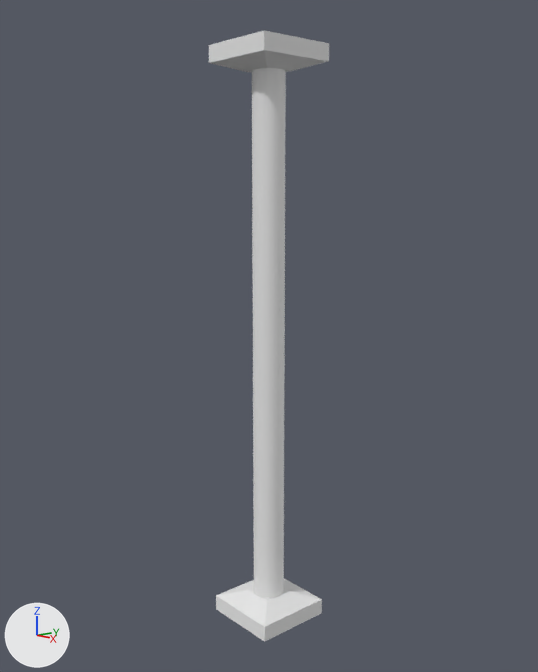
A saved change to the Blender file mesh/poly/final/pillar_1.blend.
One viewpoint serves both versions: a 50 mm lens placed at (6.94, -6.03, 5.35), pointed at (-0.01, 0.02, 3.73). Every picture has the same lights, and +X, +Y and +Z are marked at lower left.
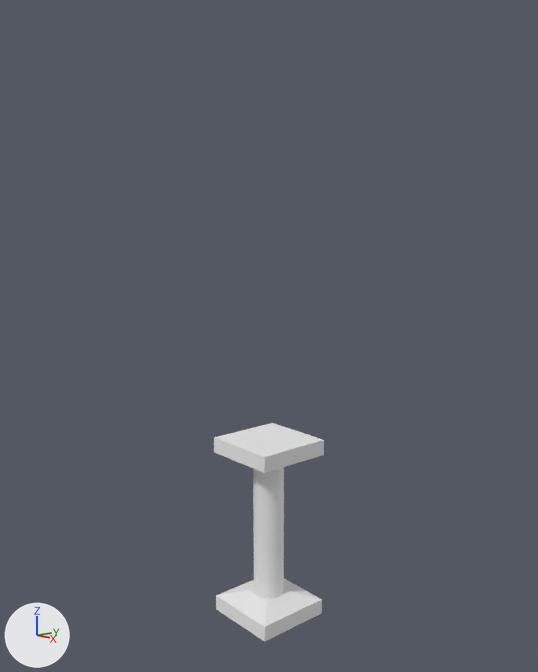
Where the newer file only moved an object's origin or applied its transform, the numbers keep the older frame.

Where the change shows, as pixel boxes [x1, y1, x2, y2] in the pictures (538 x 672 px):
'Cylinder', mesh rescaled
    before: [252, 68, 286, 598]
    after: [253, 467, 284, 598]
'Cube.001', moved
    before: [209, 30, 329, 72]
    after: [214, 423, 324, 473]

The change in detail:
me_cylinder has 64 vertices, 34 faces and spans x -1.0..1.0, y -1.0..1.0, z -1.0..1.38.
me_cylinder is used by ob_cylinder; location (0.0, 0.0, 3.03); scale (0.2, 0.2, 2.88).
me_cylinder part 1: the whole mesh is scaled about its middle by (1, 1, 0.291), then moved by (0.0, 0.0, -0.83).
Object 'Cube.001' (ob_cube_001) moves from (0.0, 0.0, 7.2) to (0.0, 0.0, 2.4).
